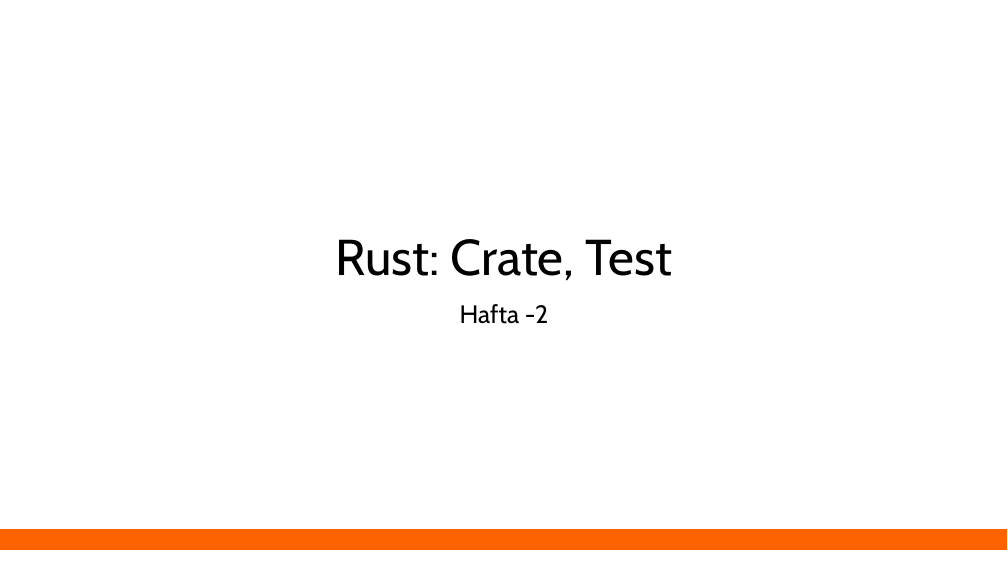
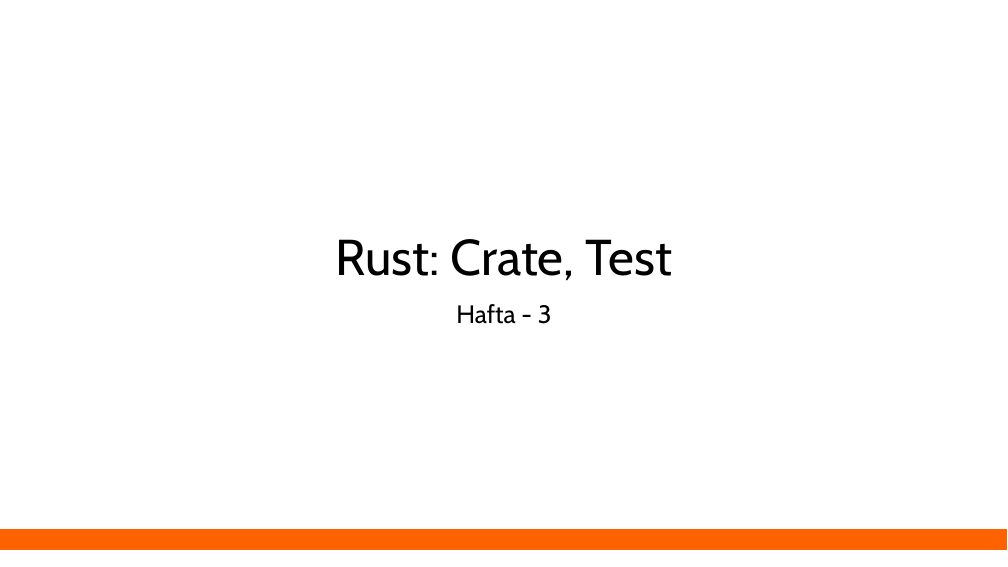
Before and after one commit to DEVxDAO-TR/course-presentations, a slide deck: slide 1 of rust_egitim_3_crates_tests.odp. Drawn at 1008x567 pixels with LibreOffice and Linux fonts; fonts in the diff are those of the drawing. Boxes give left, top, right and bottom in pixels: in the first picture for what was removed or moved away, otherwise in the second. Text is boxed around its words. In the diff, an @@ line names an element or a change of style, - is before the commit and + after.

Commit message:
Updated 3rd week presentation.

```diff
--- a/rust_egitim_3_crates_tests.odp
+++ b/rust_egitim_3_crates_tests.odp
@@ subtitle at [456,304,552,324]: text changed @@
-Hafta -2
+Hafta - 3
```
